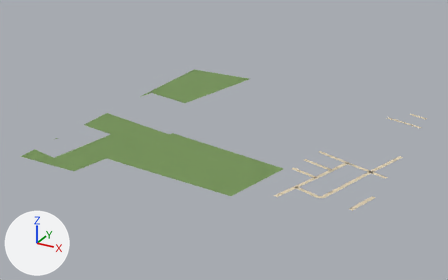
The glTF model public/assets/bengaluru-region-v1/tiles/t44_-34-l0.glb as it was, and as the next commit left it.
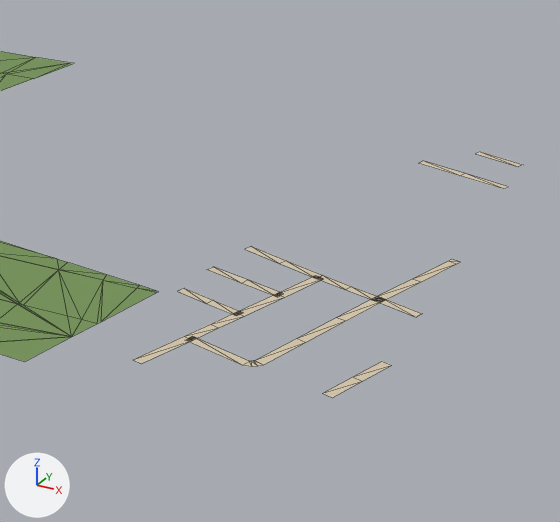
Old and new are each drawn whole from a 50 mm camera at (22674.0, -17592.0, 397.0) aimed at (22223.0, -16772.0, -12.0) and again close up on the part from 49% to 99% of the width and 19% to 93% of the height. Lighting does not change. The marker at lower left points along +X, +Y and +Z. The first two pictures are the older version. The close-ups show mesh edges as thin lines.

The first close-up shows 'ground'.
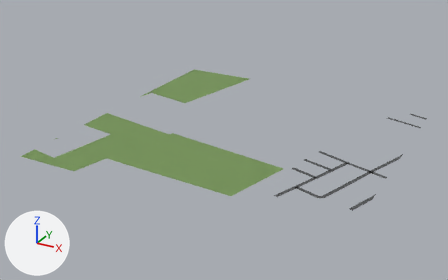
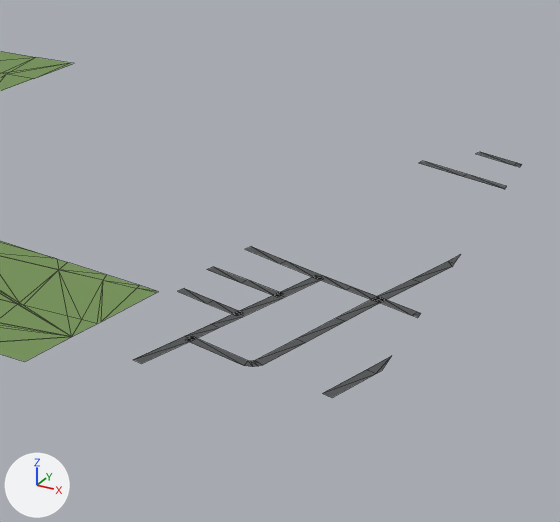
Location of each change, (x1, y1, x2, y2) in pixels of the close-ups (560 x 522 px; the box of a moved part takes in the faces that stretch with it):
'ground', reshaped
    before: (0, 51, 523, 398)
    after: (0, 51, 522, 398)
part 1 of me_ground, reshaped
    before: (376, 299, 422, 317)
    after: (376, 298, 420, 318)
part 2 of me_ground, moved or reshaped
    before: (413, 259, 460, 282)
    after: (413, 254, 461, 282)
part 3 of me_ground, moved or reshaped
    before: (189, 336, 391, 398)
    after: (188, 337, 391, 398)
part 4 of me_ground, reshaped
    before: (419, 152, 523, 189)
    after: (419, 152, 522, 189)
part 5 of me_ground, recoloured
    both: (133, 161, 507, 367)

Patch to the scene script:
```diff
--- a/public/assets/bengaluru-region-v1/tiles/t44_-34-l0.glb.py
+++ b/public/assets/bengaluru-region-v1/tiles/t44_-34-l0.glb.py
@@ me_ground @@
 # used by ob_ground; location = (22000.0, -17000.0, 0.0)
 # verts and faces of me_ground; kept vertices keep their numbers, new ones are numbered from 259
 # before: 193 (476.0, 204.0, 1.0) at pixel (381, 297), 194 (474.0, 198.0, 1.0) at pixel (375, 301), 195 (501.0, 196.0, 1.0) at pixel (422, 313), 196 (499.0, 190.0, 1.0) at pixel (416, 317)
 # before: 197 (503.0, 273.0, 1.0) at pixel (460, 262), 198 (497.0, 274.0, 1.0) at pixel (451, 259), 199 (502.0, 269.0, 1.0) at pixel (456, 264)
 # before: 215 (435.0, 93.0, 1.0) at pixel (242, 365), 216 (437.0, 99.0, 1.0) at pixel (249, 361), 243 (481.0, 86.0, 1.0) at pixel (322, 393), 244 (486.0, 84.0, 1.0) at pixel (332, 397), 245 (489.0, 109.0, 1.0) at pixel (352, 376)
 # before: 246 (495.0, 107.0, 1.0) at pixel (362, 381), 247 (497.0, 133.0, 1.0) at pixel (381, 361), 248 (503.0, 131.0, 1.0) at pixel (391, 365)
 # before: 249 (499.0, 398.0, 1.0) at pixel (503, 188), 250 (501.0, 404.0, 1.0) at pixel (508, 186), 251 (468.0, 408.0, 1.0) at pixel (459, 175), 252 (470.0, 414.0, 1.0) at pixel (464, 173), 255 (470.0, 459.0, 1.0) at pixel (480, 151)
 # before: 256 (468.0, 453.0, 1.0) at pixel (475, 153), 257 (501.0, 449.0, 1.0) at pixel (523, 164), 258 (499.0, 443.0, 1.0) at pixel (518, 166)
-me_ground.from_pydata(...)  # 259 vertices, 332 faces; spans x 0.0..503.0, y 0.0..500.0, z 1.0
+me_ground.from_pydata(...)  # 263 vertices, 336 faces; spans x 0.0..500.0, y 0.0..500.0, z 1.0
+# me_ground part 1
+delete_vertices([195, 196])  # with the faces that use them
+verts[259] = (496.0, 191.0, 1.0)  # pixel (411, 315)
+verts[260] = (498.0, 197.0, 1.0)  # pixel (417, 311)
+verts[261] = (500.0, 196.0, 1.0)  # pixel (420, 313)
+verts[262] = (500.0, 190.0, 1.0)  # pixel (417, 317)
+faces += [(193, 194, 259), (193, 259, 260), (259, 261, 260), (259, 262, 261)]
+# me_ground part 2
+verts[198] = (500.0, 283.0, 1.0)  # moved, pixel (460, 254)
+verts[197] = (500.0, 269.0, 1.0)  # moved, pixel (454, 263)
+verts[199] = (500.0, 264.0, 1.0)  # moved, pixel (452, 266)
+# me_ground part 3
+delete_vertices([*range(245, 249)])  # with the faces that use them
+verts[216] = (436.0, 99.0, 1.0)  # moved, pixel (248, 360)
+verts[215] = (436.0, 93.0, 1.0)  # moved, pixel (243, 365)
+verts[263] = (498.0, 118.0, 1.0)  # pixel (375, 373)
+verts[264] = (493.0, 120.0, 1.0)  # pixel (366, 369)
+verts[265] = (500.0, 141.0, 1.0)  # pixel (391, 355)
+verts[266] = (500.0, 122.0, 1.0)  # pixel (381, 370)
+faces += [(243, 244, 263), (243, 263, 264), (263, 265, 264), (263, 266, 265)]
+# me_ground part 4
+delete_vertices([257, 258])  # with the faces that use them
+verts[249] = (500.0, 398.0, 1.0)  # moved, pixel (504, 189)
+verts[250] = (500.0, 404.0, 1.0)  # moved, pixel (506, 186)
+verts[252] = (472.0, 413.0, 1.0)  # moved, pixel (467, 174)
+verts[251] = (471.0, 407.0, 1.0)  # moved, pixel (462, 176)
+verts[267] = (495.0, 444.0, 1.0)  # pixel (513, 165)
+verts[268] = (497.0, 450.0, 1.0)  # pixel (517, 162)
+verts[269] = (500.0, 449.0, 1.0)  # pixel (521, 164)
+verts[270] = (500.0, 443.0, 1.0)  # pixel (519, 167)
+faces += [(255, 256, 267), (255, 267, 268), (267, 269, 268), (267, 270, 269)]
+# me_ground part 5: 50 kept faces spanning x 372.0..500.0, y 70.0..423.0, z 1.0 get new vertex colours; the middle colour goes from beige #d7c9ae to dark grey #535556
 me_ground.materials.append(mat_ground)
```
